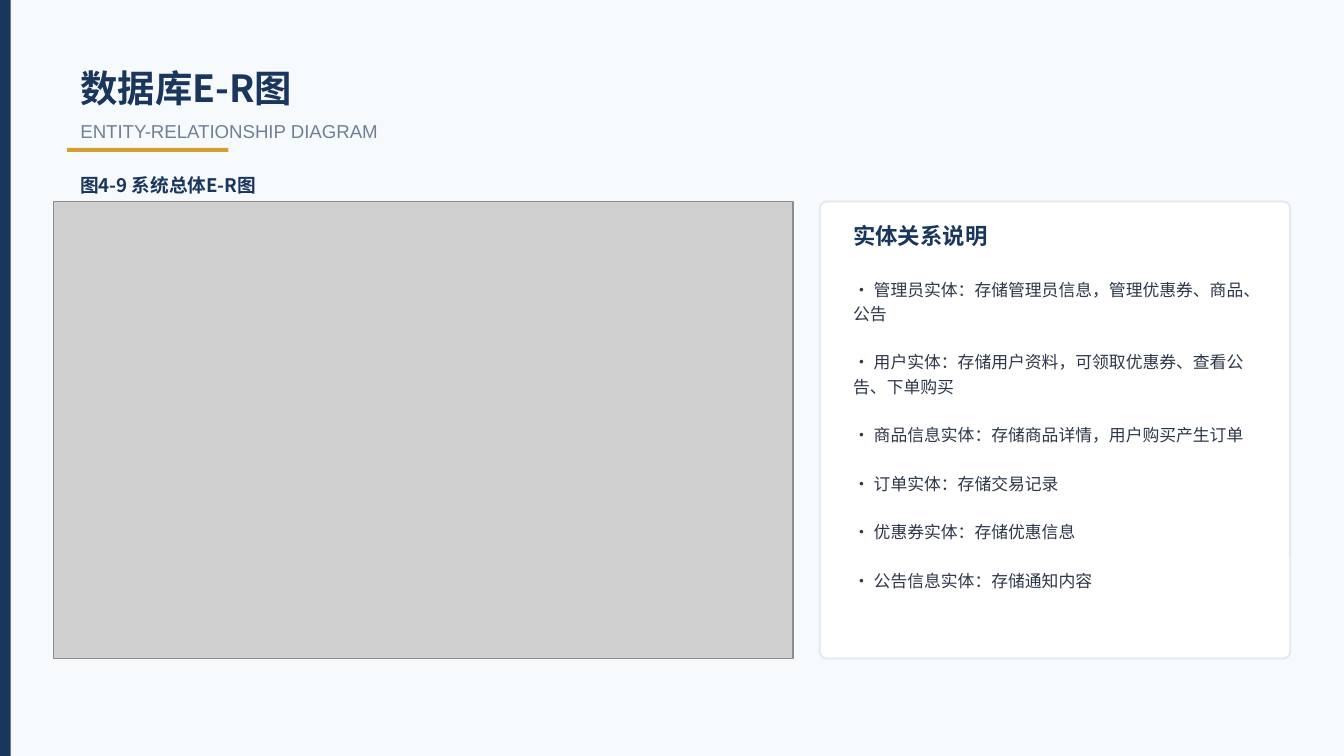
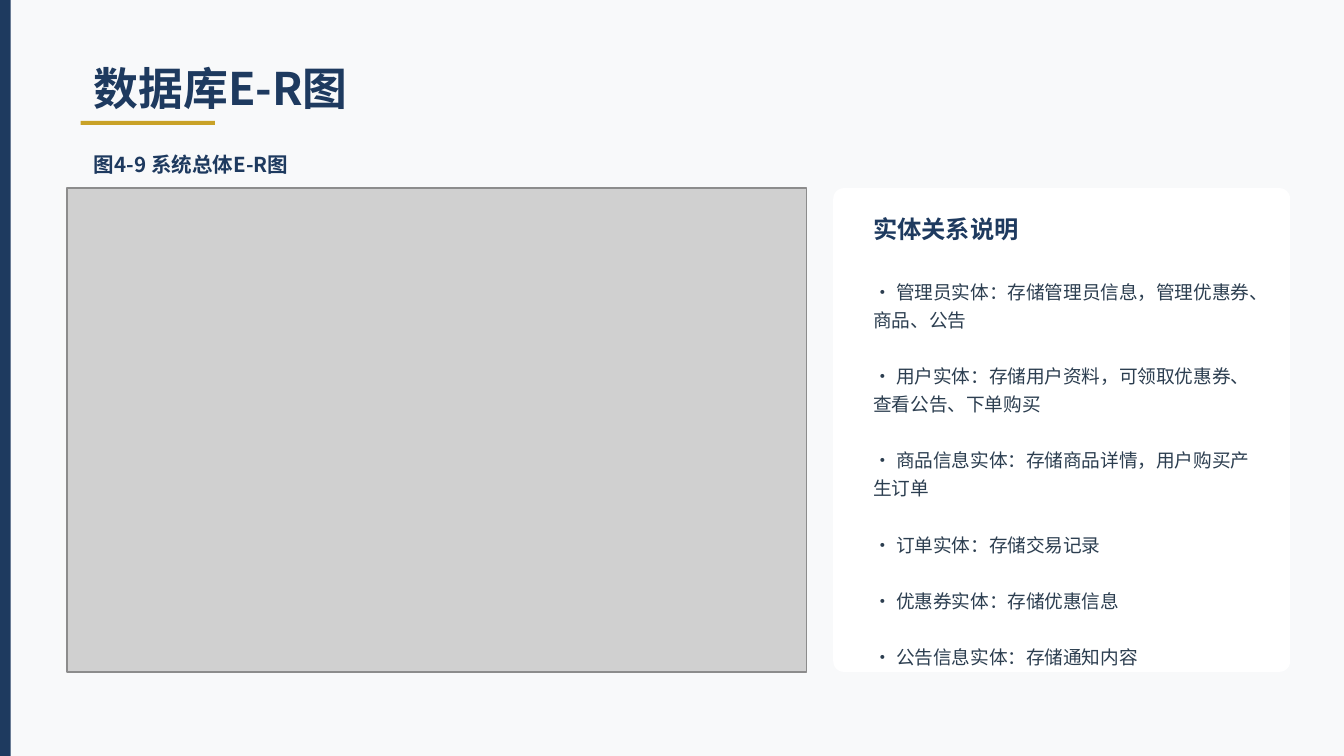
Before and after one commit to lvolk555/Trea--warehouse-, a slide deck: slide 14 of 生鲜超市综合管理系统_毕业答辩PPT.pptx. Drawn at 1344x756 pixels with LibreOffice and Linux fonts; fonts in the diff are those of the drawing; grey boxes stand for pictures. Boxes give left, top, right and bottom in pixels: in the first picture for what was removed or moved away, otherwise in the second. Text is boxed around its words. In the diff, an @@ line names an element or a change of style, - is before the commit and + after.

```diff
--- a/生鲜超市综合管理系统_毕业答辩PPT.pptx
+++ b/生鲜超市综合管理系统_毕业答辩PPT.pptx
@@ background #F7FAFC to #F8F9FA @@
@@ text "数据库E-R图": place and size @@
-text "数据库E-R图" at box(80, 70, 292, 106)
+text "数据库E-R图" at box(94, 67, 348, 109)
@@ text "数据库E-R图" at box(94, 67, 348, 109): size 20 to 24 pt, text colour #1A365D to #1E3A5F @@
@@ text removed at box(80, 125, 378, 138) @@
-ENTITY-RELATIONSHIP DIAGRAM
@@ text "图4-9 系统总体E-R图": place and size @@
-text "图4-9 系统总体E-R图" at box(80, 176, 256, 194)
+text "图4-9 系统总体E-R图" at box(94, 154, 288, 174)
@@ text "图4-9 系统总体E-R图" at box(94, 154, 288, 174): size 10 to 11 pt, text colour #1A365D to #1E3A5F @@
@@ rectangle: place and size @@
-rectangle at box(67, 148, 228, 152)
+rectangle at box(81, 121, 215, 125)
@@ rectangle at box(81, 121, 215, 125): fill #D69E2E to #C9A227 @@
@@ picture: place and size @@
-picture at box(54, 202, 793, 659)
+picture at box(67, 188, 806, 672)
@@ rounded rectangle: place and size @@
-rounded rectangle at box(820, 202, 1290, 659)
+rounded rectangle at box(833, 188, 1290, 672)
@@ rounded rectangle at box(833, 188, 1290, 672): outline #E2E8F0 1 pt to none; proportions changed @@
@@ text "实体关系说明": place and size @@
-text "实体关系说明" at box(853, 225, 987, 246)
+text "实体关系说明" at box(873, 217, 1018, 240)
@@ text "实体关系说明" at box(873, 217, 1018, 240): size 12 to 13 pt, text colour #1A365D to #1E3A5F @@
@@ text "• 管理员实体：存储管理员信息，管理优惠券、商品、公告": place and size @@
-text "• 管理员实体：存储管理员信息，管理优惠券、商品、公告" at box(853, 281, 1260, 589)
+text "• 管理员实体：存储管理员信息，管理优惠券、商品、公告" at box(873, 283, 1268, 666)
@@ text "• 管理员实体：存储管理员信息，管理优惠券、商品、公告" at box(873, 283, 1268, 666): size 9 to 10 pt, text colour #2D3748 to #2C3E50; line spacing 1.2 to 1.25 @@
```
Also in this commit, not shown: 15 other slides changed, 6 slides added, 6 slides removed.
